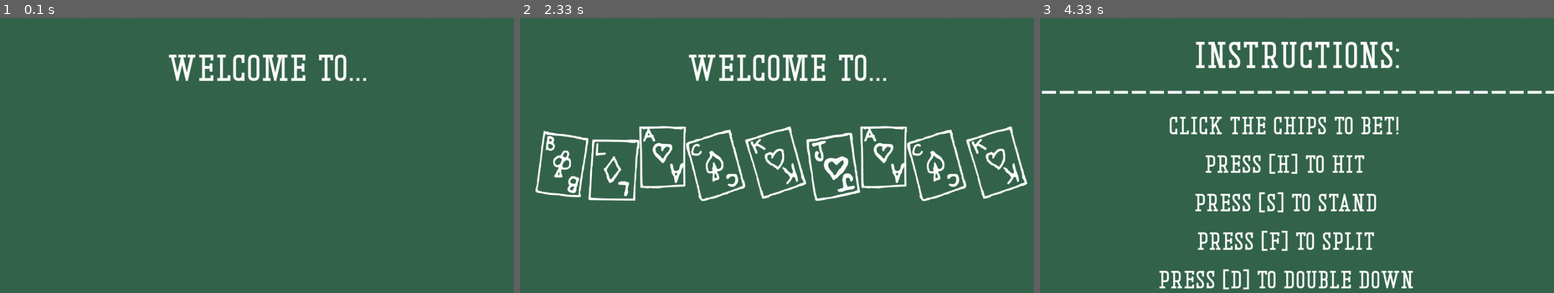
Above: before the commit, frames 1-3 (left to right).
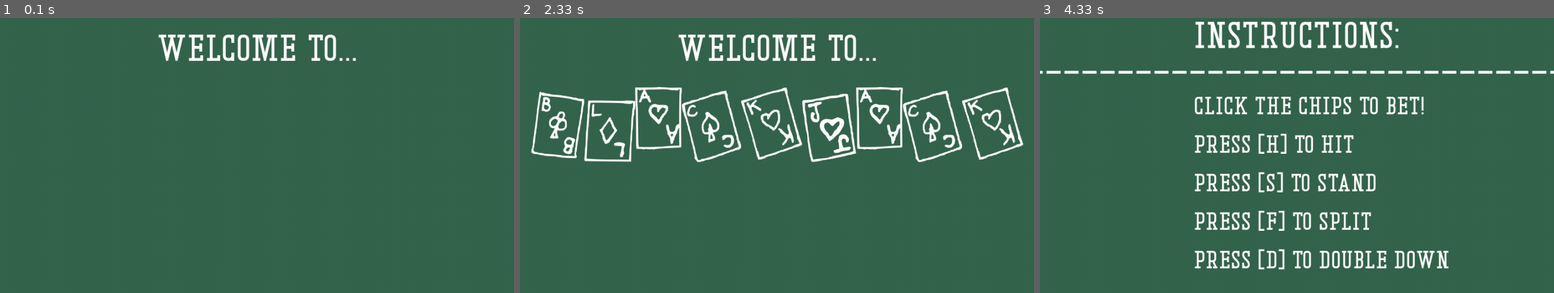
Above: after the commit, the same moments.

Repository: gracestalker/pygame_2_cards
Game: pygame game, started from game.py
Two runs of this game, one before a commit and one after it. Both use one fixed random seed, a clock stepped at 60 frames per second and the inputs below.
Inputs:
- Up to frame 1 (0.1 s): no input
- Up to frame 2 (2.33 s): no input
- Up to frame 3 (4.33 s): no input

The runs differ from the first frame. In frame 1, 2.8% of the frame differs, in the area x 30-72%, y 6-24%; in frame 2, 14%; in frame 3, 16%, in the area x 0-100%, y 1-99%.

Commit message:
fixed title screen

Diff:
--- a/titlescreen.py
+++ b/titlescreen.py
@@ -31,15 +31,19 @@
     inst_surface = pygame.Surface((width, height))
     inst_surface.fill(table_color)
 
+    # using get_rect() to allow the text to center on its own rather than hard coding it
+
     # welcome screen
-    inst_surface.blit(welcome, (width // 2 - 175, 75))
+    welcome_rect = welcome.get_rect(center=(width // 2, 75))
+    inst_surface.blit(welcome, welcome_rect)
 
     screen.blit(inst_surface, (0,0))
     pygame.display.flip()
     pygame.time.delay(2000)
 
     # blackjack screen
-    inst_surface.blit(blj, (width // 2 - 470, 225))
+    blj_rect = blj.get_rect(center=(width // 2, 225))
+    inst_surface.blit(blj, blj_rect)
 
     screen.blit(inst_surface, (0,0))
     pygame.display.flip()
@@ -48,13 +52,26 @@
     inst_surface.fill(table_color)
 
     # instructions screen
-    inst_surface.blit(inst, (width // 2 - 200, 50))
-    inst_surface.blit(und, (0, 100))
-    inst_surface.blit(b_inst, (width // 2 - 250, 200))
-    inst_surface.blit(h_inst, (width // 2 - 180, 275))
-    inst_surface.blit(s_inst, (width // 2 - 200, 350))
-    inst_surface.blit(f_inst, (width // 2 - 195, 425))
-    inst_surface.blit(d_inst, (width // 2 - 270, 500))
+    inst_rect = inst.get_rect(center=(width // 2, 50))
+    inst_surface.blit(inst, inst_rect)
+
+    und_rect = inst.get_rect(center=(0, 100))
+    inst_surface.blit(und, und_rect)
+
+    b_inst_rect = inst.get_rect(center=(width // 2, 200))
+    inst_surface.blit(b_inst, b_inst_rect)
+
+    h_inst_rect = inst.get_rect(center=(width // 2, 275))
+    inst_surface.blit(h_inst, h_inst_rect)
+
+    s_inst_rect = inst.get_rect(center=(width // 2, 350))
+    inst_surface.blit(s_inst, s_inst_rect)
+
+    f_inst_rect = inst.get_rect(center=(width // 2, 425))
+    inst_surface.blit(f_inst, f_inst_rect)
+
+    d_inst_rect = inst.get_rect(center=(width // 2, 500))
+    inst_surface.blit(d_inst, d_inst_rect)
 
     screen.blit(inst_surface, (0,0))
     pygame.display.flip()
